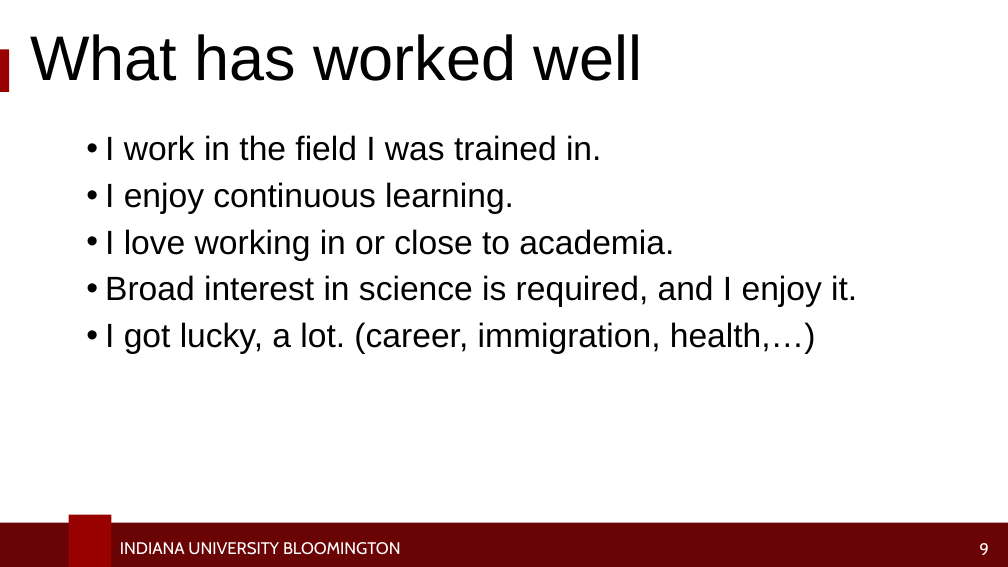
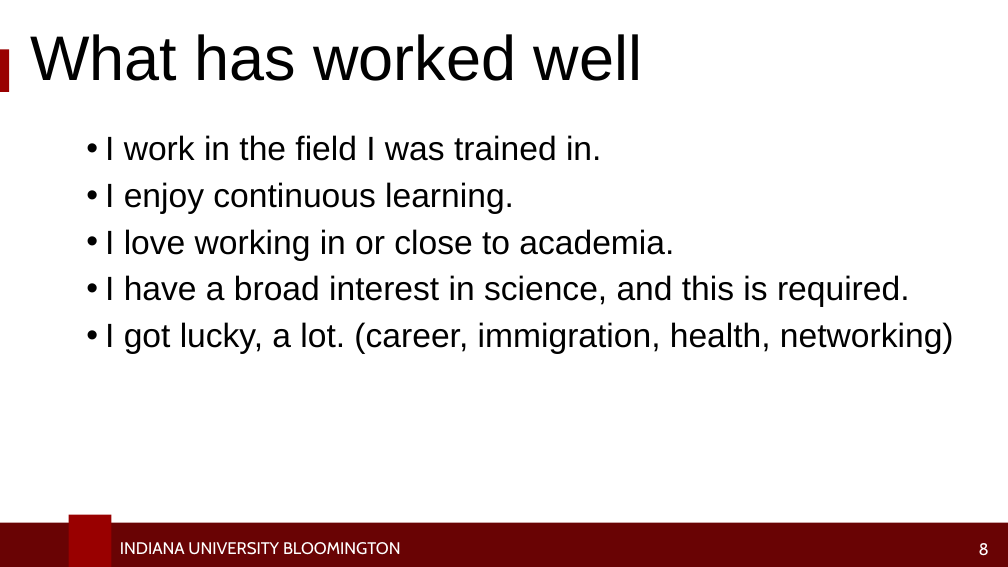
Before and after one commit to access-ci-org/Operations-STEP-2026, a slide deck: slide 8 of CareerSpotlights/RobertHenschel.pptx (slide 9 before the commit). Drawn at 1008x567 pixels with LibreOffice and Linux fonts; fonts in the diff are those of the drawing; background and template pictures are left out. Boxes give left, top, right and bottom in pixels: in the first picture for what was removed or moved away, otherwise in the second. Text is boxed around its words. In the diff, an @@ line names an element or a change of style, - is before the commit and + after.

Commit message:
Updated presentation

```diff
--- a/CareerSpotlights/RobertHenschel.pptx
+++ b/CareerSpotlights/RobertHenschel.pptx
@@ text at [105, 275, 954, 354]: text changed @@
-• Broad interest in science is required, and I enjoy it.
-• I got lucky, a lot. (career, immigration, health,…)
+• I have a broad interest in science, and this is required.
+• I got lucky, a lot. (career, immigration, health, networking)
@@ page number at [979, 543, 989, 556]: text changed @@
-9
+8
```
Also in this commit, not shown: 4 other slides changed, 1 slide removed.
